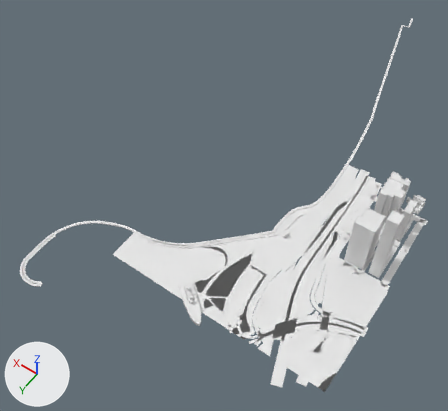
The glTF model app/public/world/tiles/0_-7.glb, before and after one commit.
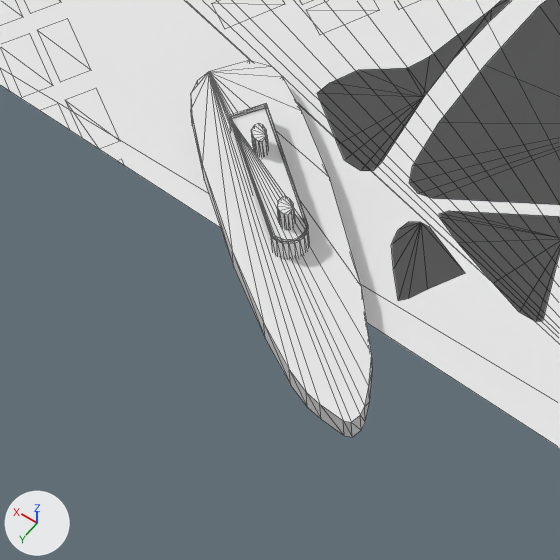
Old and new are each drawn whole from a camera (50 mm lens) standing at (-98.0, 3943.0, 1068.0) and looking at (396.0, 3252.0, -18.0) and again close up on the part from 35% to 50% of the width and 66% to 83% of the height. Arrows for +X, +Y and +Z are at lower left; the lights stay in place. The last two pictures show the newer version. The close-ups show mesh edges as thin lines. Where no turn or scale is listed for an object, it has been applied to the vertices. Vertices at exactly the same position are counted once.

Objects in the first close-up: 'buildings', 'ground'.
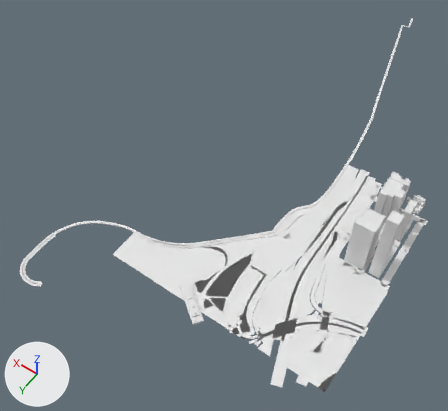
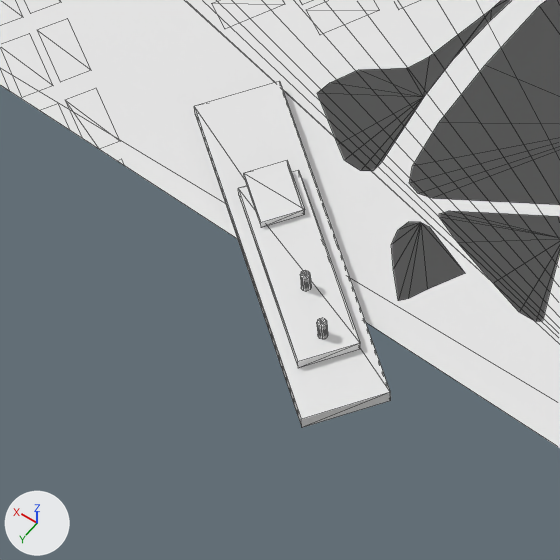
Where the change shows, as pixel boxes [x1, y1, x2, y2] in the close-ups (560 x 560 px):
'buildings', reshaped: before [191, 60, 372, 437]; after [194, 81, 391, 427]
part 1 of me_buildings, rebuilt (9% wider, 8% shorter): before [191, 60, 372, 437]; after [194, 81, 391, 427]
part 2 of me_buildings, deleted: before [251, 123, 269, 157]
part 3 of me_buildings, deleted: before [277, 196, 295, 230]
part 4 of me_buildings, cut back: before [229, 103, 310, 259]; after [197, 118, 360, 412]

Edits to the bpy script that builds the scene:
```text
Change me_buildings:
    used by ob_buildings; location = (334.8, 3026.6, 89.8)
    remove me_buildings.from_pydata(...)  # 1305 vertices, 2095 faces; spans x -306.0..306.0, y -623.0..623.0, z -90.0..90.0
    add me_buildings.from_pydata(...)  # 1468 vertices, 2096 faces; spans x -306.0..306.0, y -623.0..623.0, z -90.0..90.0
    me_buildings part 1: the loose piece of 44 vertices spanning x -77.0..10.0, y 434.0..500.0, z -90.0..-82.0 is rebuilt with 8 vertices and now spans x -78.0..8.0, y 434.0..505.0, z -90.0..-86.0
    me_buildings part 2: the loose piece of 22 vertices spanning x -20.0..-15.0, y 455.0..459.0, z -90.0..-67.0 is deleted
    me_buildings part 3: the loose piece of 22 vertices spanning x -37.0..-32.0, y 467.0..471.0, z -90.0..-67.0 is deleted
    me_buildings part 4: 55 vertices removed from x -41.0..-6.0, y 446.0..475.0, z -90.0..-74.0; 298 vertices added at x -76.0..6.0, y 436.0..503.0, z -88.0..-76.0
```
